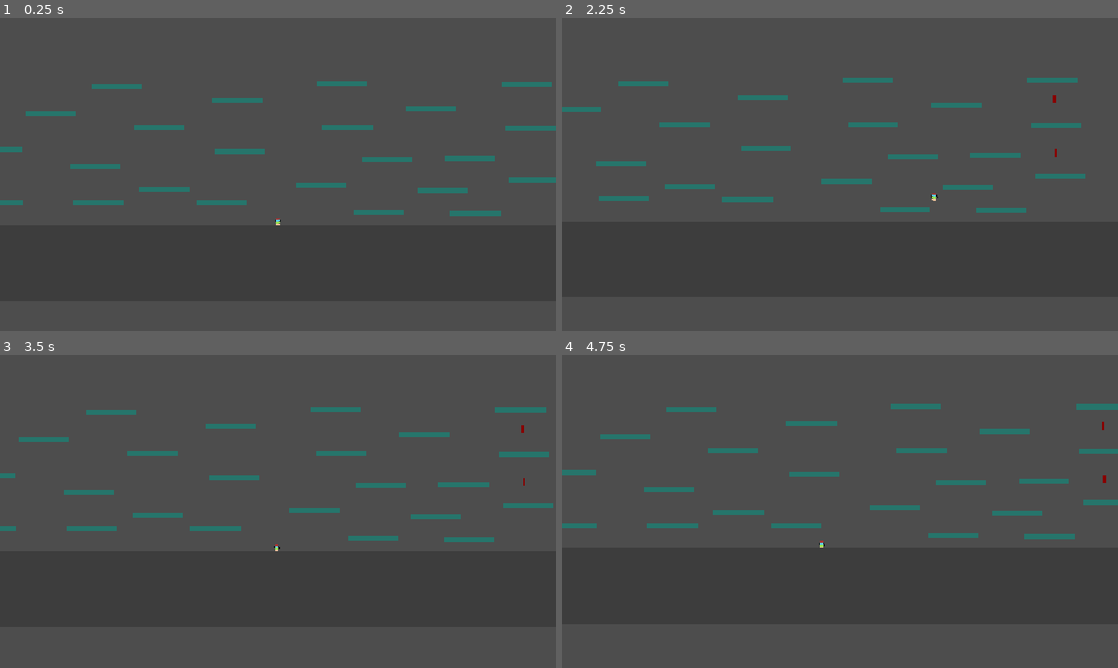
Above: before the commit, frames 1-4 (two rows, left to right).
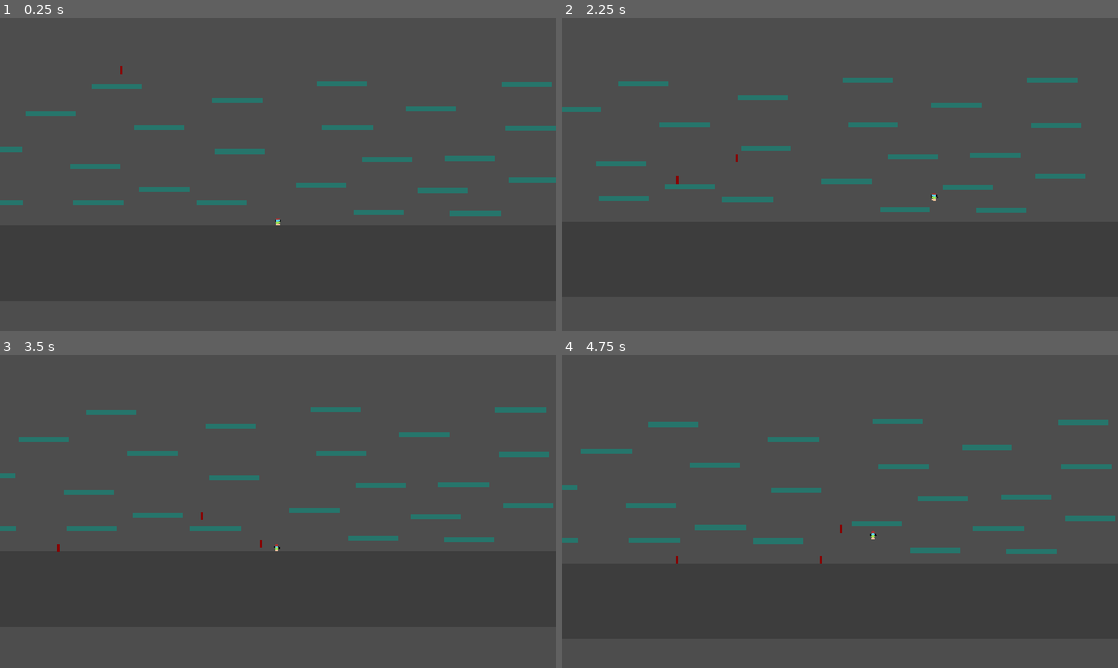
Above: after the commit, the same moments.

Repository: AvSBF/layer-defence
Game: Godot game, scene res://Scenes/World.tscn
Same seed, same stepped clock (60 frames per second), same inputs: the game is played once before the commit and once after it.
Inputs:
- Up to frame 1 (0.25 s): no input
- Up to frame 2 (2.25 s): hold Space (jump) 0.53-1.28 s; hold D (key_right) 0.53-2.03 s; tap Space (jump) at 1.35, 1.52, 1.82 s; hold A (key_left) from 2.03 s (still down); hold Space (jump) from 2.03 s (still down)
- Up to frame 3 (3.5 s): keep holding A (key_left); release Space (jump) at 2.78 s; tap Space (jump) at 2.85, 3.02, 3.32 s
- Up to frame 4 (4.75 s): hold Space (jump) 3.53-4.28 s; release A (key_left) at 4.28 s; hold D (key_right) from 4.28 s (still down); tap Space (jump) at 4.35, 4.52 s

The runs differ from the first frame. In frame 1, less than 0.1% of the frame differs, in the area x 21-22%, y 15-18%; in frame 2, less than 0.1%; in frame 3, less than 0.1%; in frame 4, 6.5%, in the area x 0-100%, y 15-67%.

Commit message:
feat: add navigation system and improve enemy AI
- Add enemy navigation with platform graph
- Improve chase state with pathfinding
- Refactor state machine transitions
- Update wave spawner logic
- Add navigation setup script

Diff:
--- a/Resources/Prefabs/Enemy/Enemy.tscn
+++ b/Resources/Prefabs/Enemy/Enemy.tscn
@@ -8,6 +8,7 @@
 [ext_resource type="Script" uid="uid://d13sq5bcvuwld" path="res://Scripts/Enemies/States/idle_state.gd" id="5"]
 [ext_resource type="Script" uid="uid://54fhw3jj4yvo" path="res://Scripts/Enemies/States/chase_state.gd" id="6"]
 [ext_resource type="Script" uid="uid://qghgl5p1cekh" path="res://Scripts/Enemies/States/attack_state.gd" id="7"]
+[ext_resource type="Script" path="res://Scripts/Navigation/enemy_navigation.gd" id="11_nav"]
 
 [sub_resource type="Resource" id="Resource_o4lhg"]
 script = ExtResource("2_6ljpu")
@@ -30,17 +31,17 @@
 [node name="CollisionShape2D" type="CollisionShape2D" parent="." unique_id=287525638]
 shape = SubResource("RectangleShape2D_mmoe8")
 
-[node name="NavigationAgent2D" type="NavigationAgent2D" parent="." unique_id=363177925]
-
 [node name="HealthComponent" type="Node" parent="." unique_id=1770192057]
 script = ExtResource("2")
 
 [node name="AbilityComponent" type="Node" parent="." unique_id=1156363419]
 script = ExtResource("3")
 
+[node name="EnemyNavigation" type="Node" parent="."]
+script = ExtResource("11_nav")
+
 [node name="StateMachine" type="Node" parent="." unique_id=1834278723]
 script = ExtResource("4")
-initial_state = NodePath("IdleState")
 
 [node name="IdleState" type="Node" parent="StateMachine" unique_id=1211764569]
 script = ExtResource("5")
--- a/Scenes/World.tscn
+++ b/Scenes/World.tscn
@@ -11,8 +11,13 @@
 [ext_resource type="Script" uid="uid://153y2wxf1x7d" path="res://Scripts/Spawners/spawn_point.gd" id="8_point"]
 [ext_resource type="Resource" uid="uid://c80d6t3lmspff" path="res://Resources/Spawners/wave_1.tres" id="8_ti1bm"]
 [ext_resource type="Resource" path="res://Resources/Spawners/wave_2.tres" id="9_op4cu"]
+[ext_resource type="Script" path="res://Scripts/Navigation/platform_graph.gd" id="10_graph"]
+[ext_resource type="Script" path="res://Scripts/Navigation/enemy_navigation.gd" id="11_nav"]
 
 [node name="Game" type="Node2D" unique_id=1272095099]
+
+[node name="PlatformGraph" type="Node" parent="." groups=["platform_graph"]]
+script = ExtResource("10_graph")
 
 [node name="Player" parent="." unique_id=1528174240 instance=ExtResource("1_5cjrv")]
 position = Vector2(0, 15)
@@ -160,12 +165,12 @@
 
 [node name="Spawners" type="Node2D" parent="." unique_id=1361571916]
 
-[node name="WaveSpawner" type="Node2D" parent="Spawners" unique_id=309757310 node_paths=PackedStringArray("target", "spawn_areas", "regular_spawn_points")]
+[node name="WaveSpawner" type="Node2D" parent="Spawners" unique_id=309757310 node_paths=PackedStringArray("target", "spawn_areas", "spawn_points")]
 script = ExtResource("6_spawner")
 waves = Array[ExtResource("7_7yo87")]([ExtResource("8_ti1bm"), ExtResource("9_op4cu")])
 target = NodePath("../../Player")
 spawn_areas = [NodePath("../LeftArea"), NodePath("../RightArea")]
-regular_spawn_points = NodePath("../RegularSpawnPoints")
+spawn_points = [NodePath("../RegularSpawnPoints/SpawnPoint"), NodePath("../RegularSpawnPoints/SpawnPoint2"), NodePath("../RegularSpawnPoints/SpawnPoint3"), NodePath("../RegularSpawnPoints/SpawnPoint4"), NodePath("../RegularSpawnPoints/SpawnPoint5"), NodePath("../RegularSpawnPoints/SpawnPoint6"), NodePath("../RegularSpawnPoints/SpawnPoint7"), NodePath("../RegularSpawnPoints/SpawnPoint8")]
 
 [node name="LeftArea" type="Node2D" parent="Spawners" unique_id=65813441]
 script = ExtResource("7_area")
--- /dev/null
+++ b/Scenes/navigation_setup.gd
@@ -0,0 +1,38 @@
+extends NavigationRegion2D
+
+@export var platforms_node : Node2D
+@export var floor_y : float = 181.0
+@export var floor_width : float = 4000.0
+@export var surface_height : float = 4.0
+
+func _ready() -> void:
+	call_deferred("_build_navigation_mesh")
+
+func _build_navigation_mesh() -> void:
+	var nav_poly = NavigationPolygon.new()
+	var vertex_offset : int = 0
+
+	nav_poly.add_outline(_make_rect(-floor_width / 2.0, floor_y, floor_width, surface_height))
+	nav_poly.add_polygon(PackedInt32Array([0, 1, 2, 3]))
+	vertex_offset = 4
+
+	if platforms_node:
+		for child in platforms_node.get_children():
+			if child is Node2D:
+				var pos = child.global_position
+				nav_poly.add_outline(_make_rect(pos.x - 100, pos.y - 10, 200, surface_height))
+				nav_poly.add_polygon(PackedInt32Array([
+					vertex_offset, vertex_offset + 1,
+					vertex_offset + 2, vertex_offset + 3
+				]))
+				vertex_offset += 4
+
+	navigation_polygon = nav_poly
+
+func _make_rect(x : float, y : float, w : float, h : float) -> PackedVector2Array:
+	return PackedVector2Array([
+		Vector2(x, y),
+		Vector2(x + w, y),
+		Vector2(x + w, y + h),
+		Vector2(x, y + h)
+	])
--- a/Scripts/Enemies/States/attack_state.gd
+++ b/Scripts/Enemies/States/attack_state.gd
@@ -5,6 +5,7 @@
 
 func enter() -> void:
 	attack_timer = 0.0
+	enemy.velocity.x = 0
 
 func process(delta : float) -> void:
 	attack_timer -= delta
@@ -19,8 +20,4 @@
 		return
 
 	if attack_timer <= 0:
-		perform_attack()
 		attack_timer = enemy.stats.attack_cooldown
-
-func perform_attack() -> void:
-	pass
--- a/Scripts/Enemies/States/chase_state.gd
+++ b/Scripts/Enemies/States/chase_state.gd
@@ -1,15 +1,48 @@
 class_name ChaseState
 extends State
 
+var nav : EnemyNavigation
+var recalc_timer : float = 0.0
+
 func enter() -> void:
-	pass
+	nav = enemy.get_node_or_null("EnemyNavigation")
+	recalc_timer = 0.0
+	if nav:
+		nav.update_path()
 
 func physics_process(delta : float) -> void:
 	if not enemy.target:
 		state_machine.transition_to("Idle")
 		return
 
-	enemy.navigation_agent.target_position = enemy.target.global_position
+	recalc_timer -= delta
+	if recalc_timer <= 0:
+		recalc_timer = 0.5
+		if nav:
+			nav.update_path()
 
-	if enemy.global_position.distance_to(enemy.target.global_position) <= enemy.stats.attack_range:
+	var dist = enemy.global_position.distance_to(enemy.target.global_position)
+	if dist <= enemy.stats.attack_range:
+		enemy.velocity.x = 0
 		state_machine.transition_to("Attack")
+		return
+
+	if nav and nav.current_waypoint:
+		var dir = nav.get_move_direction()
+		enemy.velocity.x = dir * enemy.stats.move_speed
+
+		if nav.should_jump() and enemy.is_on_floor():
+			enemy.velocity.y = enemy.stats.jump_force
+
+		if nav.is_at_waypoint():
+			nav.advance_waypoint()
+			if not nav.current_waypoint:
+				nav.update_path()
+	else:
+		var direction = (enemy.target.global_position - enemy.global_position).normalized()
+		enemy.velocity.x = direction.x * enemy.stats.move_speed
+
+		if enemy.is_on_floor():
+			var vertical_diff = enemy.target.global_position.y - enemy.global_position.y
+			if vertical_diff < -20:
+				enemy.velocity.y = enemy.stats.jump_force
--- a/Scripts/Enemies/States/idle_state.gd
+++ b/Scripts/Enemies/States/idle_state.gd
@@ -2,7 +2,7 @@
 extends State
 
 func enter() -> void:
-	enemy.velocity = Vector2.ZERO
+	enemy.velocity.x = 0
 
 func physics_process(delta : float) -> void:
 	if enemy.target:
--- a/Scripts/Enemies/enemy.gd
+++ b/Scripts/Enemies/enemy.gd
@@ -6,7 +6,6 @@
 @onready var health_component : HealthComponent = $HealthComponent
 @onready var ability_component : AbilityComponent = $AbilityComponent
 @onready var state_machine : StateMachine = $StateMachine
-@onready var navigation_agent : NavigationAgent2D = $NavigationAgent2D
 
 var target : Node2D
 
@@ -14,12 +13,15 @@
 	if stats:
 		health_component.max_health = stats.max_hp
 		health_component.health = stats.max_hp
-		ability_component.setup(stats)
+
+func _setup_navigation() -> void:
+	var nav = get_node_or_null("EnemyNavigation")
+	if nav:
+		var graph = get_tree().get_first_node_in_group("platform_graph")
+		if graph:
+			nav.setup(graph, target)
 
 func _physics_process(delta : float) -> void:
-	if navigation_agent.is_navigation_finished():
-		return
-	var next_pos = navigation_agent.get_next_path_position()
-	var direction = (next_pos - global_position).normalized()
-	velocity = direction * stats.move_speed
+	if not is_on_floor():
+		velocity.y += 980 * delta
 	move_and_slide()
--- a/Scripts/Enemies/state_machine.gd
+++ b/Scripts/Enemies/state_machine.gd
@@ -1,7 +1,5 @@
 class_name StateMachine
 extends Node
-
-@export var initial_state : State
 
 var current_state : State
 var states : Dictionary = {}
@@ -9,11 +7,15 @@
 func _ready() -> void:
 	for child in get_children():
 		if child is State:
-			states[child.name.to_lower()] = child
+			var key = child.name.to_lower().replace("state", "")
+			states[key] = child
 			child.state_machine = self
 			child.enemy = get_parent()
-	if initial_state:
-		current_state = initial_state
+
+	var first_state = states.values().front()
+	if first_state:
+		current_state = first_state
+		print("[StateMachine] Initial state: ", current_state.name)
 		current_state.enter()
 
 func _process(delta : float) -> void:
@@ -27,7 +29,10 @@
 func transition_to(new_state_name : String) -> void:
 	var new_state = states.get(new_state_name.to_lower())
 	if new_state and new_state != current_state:
+		print("[StateMachine] ", current_state.name, " -> ", new_state_name)
 		if current_state:
 			current_state.exit()
 		current_state = new_state
 		current_state.enter()
+	else:
+		print("[StateMachine] Could not find state: '", new_state_name, "' in states: ", states.keys())
--- /dev/null
+++ b/Scripts/Navigation/enemy_navigation.gd
@@ -0,0 +1,49 @@
+class_name EnemyNavigation
+extends Node
+
+var platform_graph : PlatformGraph
+var target : Node2D
+var current_waypoint : Node2D
+var path : Array = []
+var path_index : int = 0
+
+func setup(graph : PlatformGraph, tgt : Node2D) -> void:
+	platform_graph = graph
+	target = tgt
+
+func update_path() -> void:
+	if not platform_graph or not target:
+		return
+	path = platform_graph.find_path(get_parent().global_position, target.global_position)
+	path_index = 0
+	if path.size() > 1:
+		current_waypoint = path[1]
+		print("[Nav] Path: ", path.size(), " platforms, next: ", current_waypoint.name)
+	else:
+		current_waypoint = null
+
+func get_move_direction() -> float:
+	if not current_waypoint:
+		return 0.0
+	var diff = current_waypoint.global_position - get_parent().global_position
+	return sign(diff.x)
+
+func is_at_waypoint() -> bool:
+	if not current_waypoint:
+		return true
+	var diff = current_waypoint.global_position - get_parent().global_position
+	return abs(diff.x) < 30 and abs(diff.y) < 30
+
+func advance_waypoint() -> void:
+	path_index += 1
+	if path_index < path.size():
+		current_waypoint = path[path_index]
+		print("[Nav] Next waypoint: ", current_waypoint.name)
+	else:
+		current_waypoint = null
+
+func should_jump() -> bool:
+	if not current_waypoint:
+		return false
+	var diff = current_waypoint.global_position - get_parent().global_position
+	return diff.y < -20 and abs(diff.x) < 150
--- /dev/null
+++ b/Scripts/Navigation/platform_graph.gd
@@ -0,0 +1,98 @@
+class_name PlatformGraph
+extends Node
+
+var platforms : Array[Node2D] = []
+var graph : Dictionary = {}
+
+@export var max_jump_height : float = 300.0
+@export var max_jump_distance : float = 400.0
+@export var max_fall_distance : float = 500.0
+
+func _ready() -> void:
+	call_deferred("_build_graph")
+
+func _build_graph() -> void:
+	var world = get_parent()
+	if not world:
+		return
+
+	var platforms_node = world.get_node_or_null("Platforms")
+	if not platforms_node:
+		return
+
+	for child in platforms_node.get_children():
+		if child is Node2D:
+			platforms.append(child)
+
+	platforms.append(_get_floor_platform())
+
+	for i in range(platforms.size()):
+		var p = platforms[i]
+		graph[p] = []
+		for j in range(platforms.size()):
+			if i == j:
+				continue
+			var other = platforms[j]
+			if _can_jump(p, other):
+				graph[p].append(other)
+
+	print("[PlatformGraph] Platforms: ", platforms.size(), " Edges: ", _count_edges())
+
+func _get_floor_platform() -> Node2D:
+	var floor = Node2D.new()
+	floor.global_position = Vector2(0, 191)
+	floor.name = "FloorNav"
+	return floor
+
+func _can_jump(from : Node2D, to : Node2D) -> bool:
+	var diff = to.global_position - from.global_position
+	var horizontal = abs(diff.x)
+	var vertical = diff.y
+	var can_go_up = vertical >= -max_jump_height
+	var can_go_down = vertical <= max_fall_distance
+	var in_range = horizontal <= max_jump_distance
+	return in_range and can_go_up and can_go_down
+
+func find_path(start_pos : Vector2, target_pos : Vector2) -> Array:
+	var closest_start = _find_closest_platform(start_pos)
+	var closest_target = _find_closest_platform(target_pos)
+	if not closest_start or not closest_target:
+		return []
+
+	if closest_start == closest_target:
+		return [closest_target]
+
+	var visited : Dictionary = {}
+	var queue : Array = [[closest_start]]
+	visited[closest_start] = true
+
+	while queue.size() > 0:
+		var path = queue.pop_front()
+		var current = path[-1]
+		if current == closest_target:
+			return path
+
+		if graph.has(current):
+			for neighbor in graph[current]:
+				if not visited.has(neighbor):
+					visited[neighbor] = true
+					queue.append(path + [neighbor])
+
+	return []
+
+func _find_closest_platform(pos : Vector2) -> Node2D:
+	var closest : Node2D = null
+	var min_dist : float = INF
+	for p in platforms:
+		var platform_top = p.global_position.y - 10
+		var dist = abs(pos.x - p.global_position.x) + abs(pos.y - platform_top)
+		if dist < min_dist:
+			min_dist = dist
+			closest = p
+	return closest
+
+func _count_edges() -> int:
+	var count = 0
+	for key in graph:
+		count += graph[key].size()
+	return count
--- a/Scripts/Spawners/wave_spawner.gd
+++ b/Scripts/Spawners/wave_spawner.gd
@@ -9,9 +9,8 @@
 @export var delay_between_waves : float = 5.0
 @export var auto_start : bool = true
 @export var target : Node2D
-
-@export var spawn_areas : Array[Node2D]
-@export var regular_spawn_points : Node2D
+@export var spawn_areas : Array[SpawnArea]
+@export var spawn_points : Array[SpawnPoint]
 
 var current_wave : int = 0
 var enemies_alive : int = 0
@@ -36,32 +35,38 @@
 func _spawn_enemies(wave : EnemyWave) -> void:
 	is_spawning = true
 	for i in wave.count:
-		var spawn_pos = _get_spawn_position(wave)
+		var spawn_pos = _get_spawn_position()
 		_create_enemy(wave, spawn_pos)
 		if i < wave.count - 1:
 			await get_tree().create_timer(wave.delay_between).timeout
 	is_spawning = false
 
-func _get_spawn_position(wave : EnemyWave) -> Vector2:
-	if wave.spawn_mode == EnemyWave.SpawnMode.AREA:
-		return _get_random_point_in_area(spawn_areas[spawn_areas.size()])
-	elif wave.spawn_mode == EnemyWave.SpawnMode.POINT:
-		return _get_random_point()
+func _get_spawn_position() -> Vector2:
+	if spawn_areas.size() > 0:
+		var area = spawn_areas.pick_random()
+		var marker = area.get_random_point()
+		if marker:
+			return marker.global_position
+	if spawn_points.size() > 0:
+		var point = spawn_points.pick_random()
+		return point.global_position
 	return global_position
 
-func _get_random_point_in_area(area : Node2D) -> Vector2:
-	return area.get_child(randi_range(0,area.get_child_count())).global_position
-
-func _get_random_point() -> Vector2:
-	return regular_spawn_points.get_child(randi_range(0,regular_spawn_points.get_child_count())).global_position
-
 func _create_enemy(wave : EnemyWave, pos : Vector2) -> void:
+	print("[Spawner] Creating enemy at: ", pos)
+	print("[Spawner] wave.stats: ", wave.stats)
+	print("[Spawner] wave.enemy_scene: ", wave.enemy_scene)
 	var enemy = wave.enemy_scene.instantiate()
-	enemy.stats = wave.stats
+	if wave.stats:
+		enemy.stats = wave.stats
+	else:
+		print("[Spawner] WARNING: wave.stats is null, using default")
 	enemy.target = target
 	enemy.global_position = pos
 	enemies_alive += 1
 	add_child(enemy)
+	enemy._setup_navigation()
+	print("[Spawner] Enemy added. target: ", enemy.target, " stats: ", enemy.stats)
 	enemy.health_component.died.connect(_on_enemy_died)
 
 func _on_enemy_died() -> void:
Not shown, added: Scenes/navigation_setup.gd.uid
Not shown, added: Scripts/Navigation/enemy_navigation.gd.uid
Not shown, added: Scripts/Navigation/platform_graph.gd.uid
